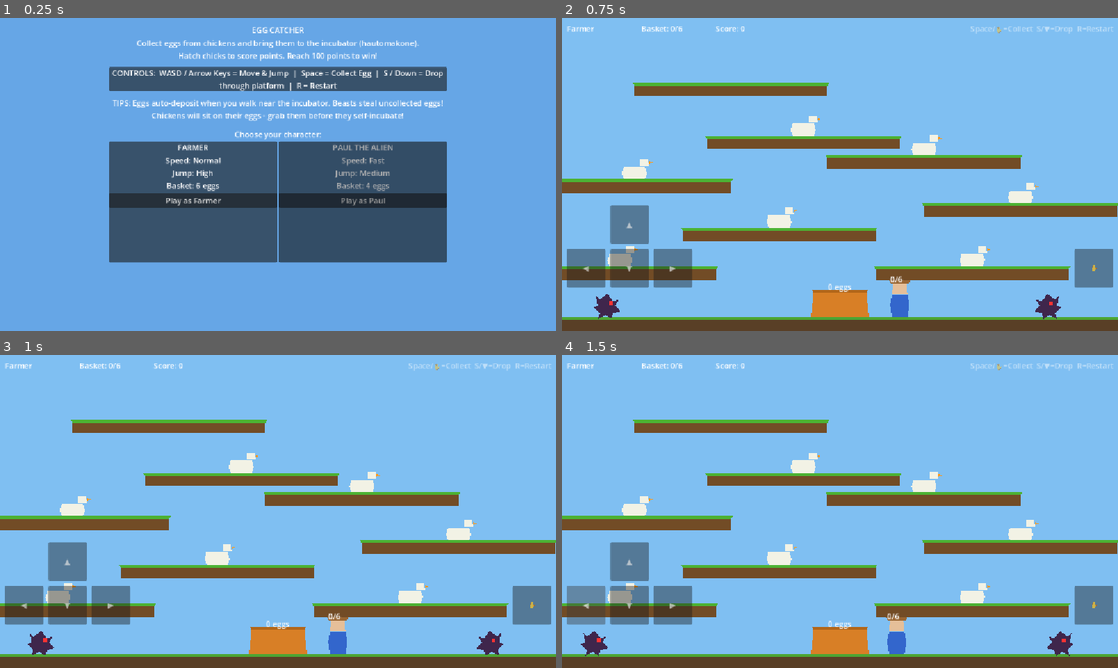
Above: before the commit, frames 1-4 (two rows, left to right).
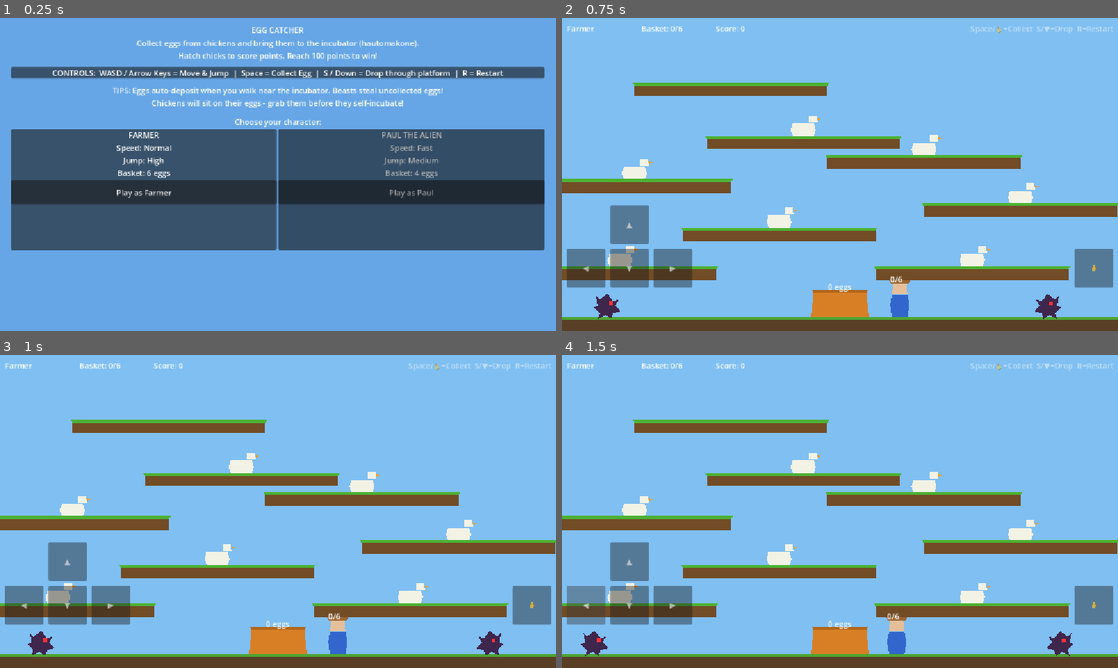
Above: after the commit, the same moments.

Repository: ljack/egg-catcher
Game: Godot game, scene res://scenes/main_menu.tscn
Two runs of this game, one before a commit and one after it. Both use one fixed random seed, a clock stepped at 60 frames per second and the inputs below. Sound files missing from this copy of the repository are replaced by a short silence.
Inputs:
- Up to frame 1 (0.25 s): no input
- Up to frame 2 (0.75 s): click "Play as Farmer" at 0.5 s
- Up to frame 3 (1 s): no input
- Up to frame 4 (1.5 s): click "◀" at 1.25 s

The runs differ from the first frame. In frame 1, 30% of the frame differs, in the area x 2-98%, y 2-79%; in frame 2, nothing differs; in frame 3, nothing differs; in frame 4, nothing differs.

Commit message:
Add mobile fullscreen support and improve menu layout for touch
- Main menu now uses full screen width for better mobile accessibility
- Larger touch targets (50px) on character select buttons
- Fullscreen button on web builds using JavaScript Fullscreen API
- CI patches exported HTML with mobile viewport meta tags and borderless CSS
- Viewport stretch aspect set to "expand" for varied screen ratios

Co-Authored-By: Claude Opus 4.6 (1M context) <noreply@anthropic.com>

Diff:
--- a/project.godot
+++ b/project.godot
@@ -24,7 +24,10 @@
 
 [display]
 
+window/size/viewport_width=1152
+window/size/viewport_height=648
 window/stretch/mode="canvas_items"
+window/stretch/aspect="expand"
 
 [editor_plugins]
 
--- a/scenes/main_menu.tscn
+++ b/scenes/main_menu.tscn
@@ -17,12 +17,10 @@
 
 [node name="VBoxContainer" type="VBoxContainer" parent="." unique_id=1667096525]
 layout_mode = 0
-anchor_left = 0.5
+anchor_left = 0.02
 anchor_top = 0.02
-anchor_right = 0.5
+anchor_right = 0.98
 anchor_bottom = 0.98
-offset_left = -350.0
-offset_right = 350.0
 
 [node name="Title" type="Label" parent="VBoxContainer" unique_id=47881523]
 layout_mode = 2
@@ -94,6 +92,7 @@
 
 [node name="SelectButton" type="Button" parent="VBoxContainer/CharacterCards/FarmerCard/FarmerInfo" unique_id=88607518]
 layout_mode = 2
+custom_minimum_size = Vector2(0, 50)
 text = "Play as Farmer"
 
 [node name="PaulCard" type="PanelContainer" parent="VBoxContainer/CharacterCards" unique_id=2036057828]
@@ -118,4 +117,14 @@
 
 [node name="SelectButton" type="Button" parent="VBoxContainer/CharacterCards/PaulCard/PaulInfo" unique_id=1207877609]
 layout_mode = 2
+custom_minimum_size = Vector2(0, 50)
 text = "Play as Paul"
+
+[node name="Spacer4" type="Control" parent="VBoxContainer"]
+layout_mode = 2
+custom_minimum_size = Vector2(0, 5)
+
+[node name="FullscreenButton" type="Button" parent="VBoxContainer"]
+layout_mode = 2
+custom_minimum_size = Vector2(0, 50)
+text = "Tap for Fullscreen"
--- a/scripts/main_menu.gd
+++ b/scripts/main_menu.gd
@@ -4,12 +4,16 @@
 @onready var paul_button: Button = $VBoxContainer/CharacterCards/PaulCard/PaulInfo/SelectButton
 @onready var farmer_card: PanelContainer = $VBoxContainer/CharacterCards/FarmerCard
 @onready var paul_card: PanelContainer = $VBoxContainer/CharacterCards/PaulCard
+@onready var fullscreen_button: Button = $VBoxContainer/FullscreenButton
 
 var selected: String = "farmer"
 
 func _ready() -> void:
 	farmer_button.pressed.connect(_on_farmer_selected)
 	paul_button.pressed.connect(_on_paul_selected)
+	fullscreen_button.pressed.connect(_on_fullscreen_pressed)
+	# Only show fullscreen button on web platform
+	fullscreen_button.visible = OS.has_feature("web")
 	_highlight_selection()
 
 func _on_farmer_selected() -> void:
@@ -26,6 +30,12 @@
 	farmer_card.modulate = Color.WHITE if selected == "farmer" else Color(0.7, 0.7, 0.7)
 	paul_card.modulate = Color.WHITE if selected == "paul" else Color(0.7, 0.7, 0.7)
 
+func _on_fullscreen_pressed() -> void:
+	if OS.has_feature("web"):
+		JavaScriptBridge.eval("document.documentElement.requestFullscreen();")
+		fullscreen_button.text = "Fullscreen Active"
+		fullscreen_button.disabled = true
+
 func _start_game() -> void:
 	GameManager.selected_character = selected
 	get_tree().change_scene_to_file("res://scenes/game.tscn")
Not shown, changed: .github/workflows/deploy-web.yml
